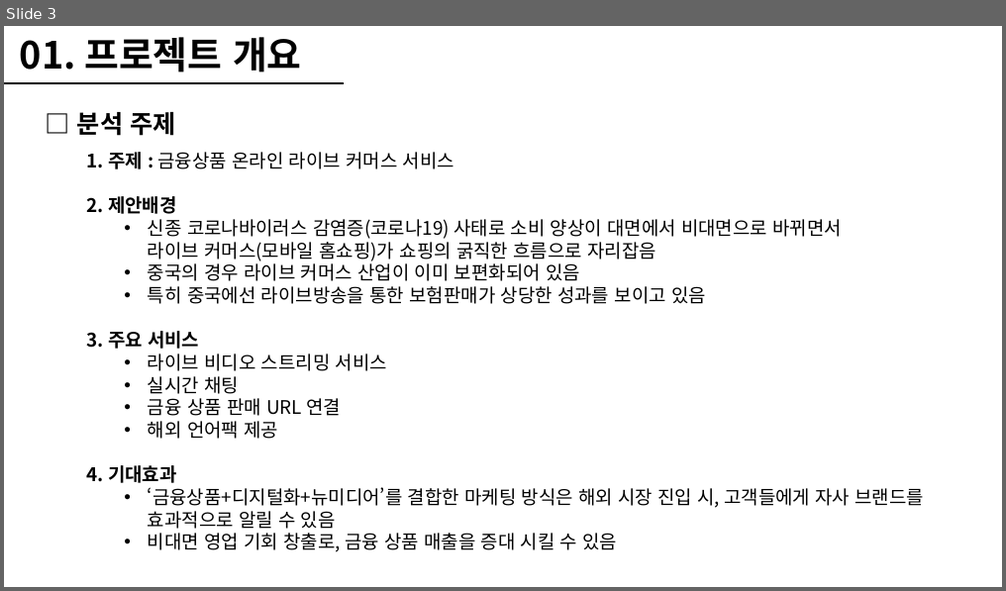
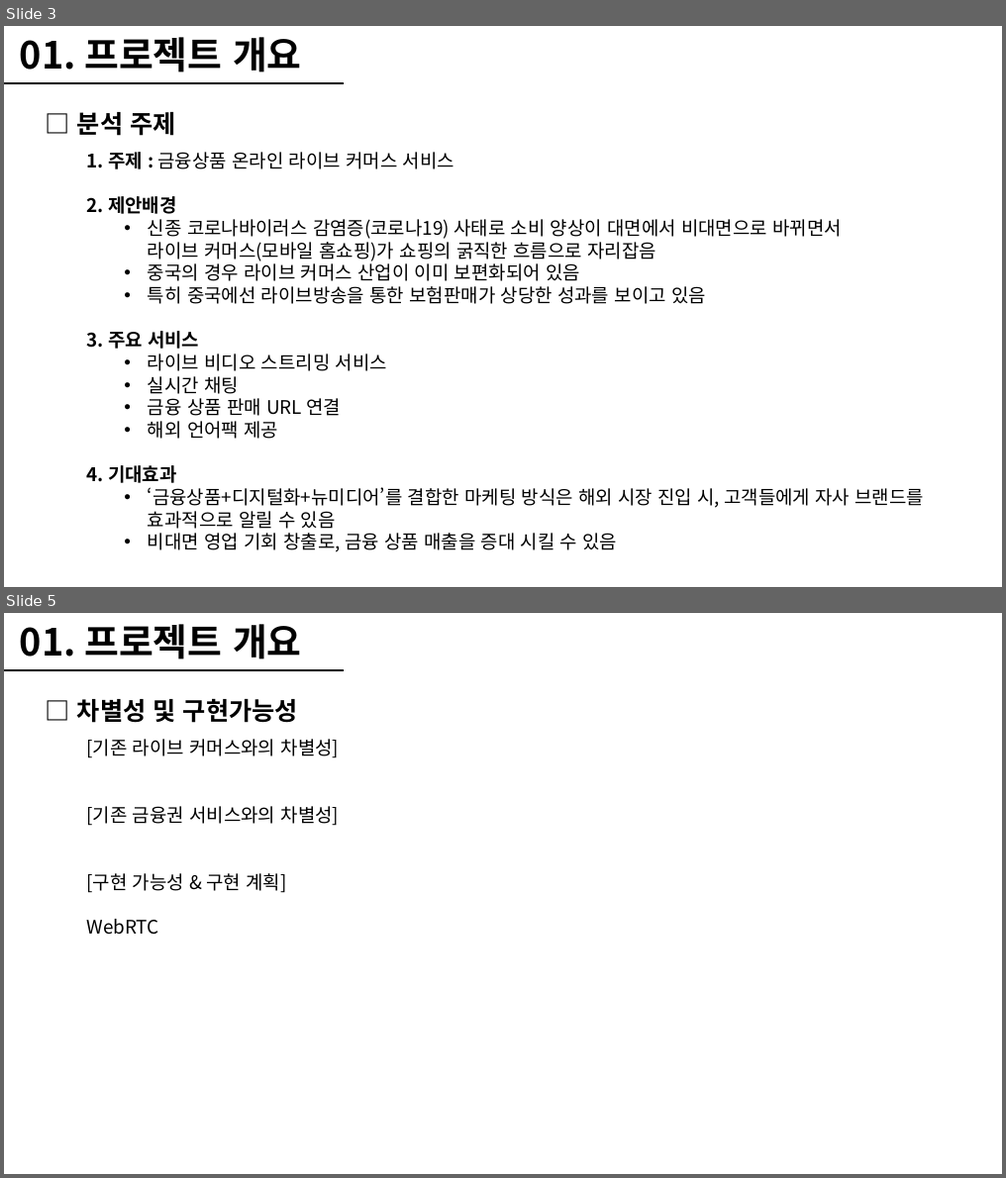
Before and after one commit to hennylee/Hana-Exchange-Payment-Project, a slide deck: 프로젝트계획서(상세)이해니_금융라이브커머스_2차_20210702.pptx. Shown one above the other, each under a label of ours: slide 3 before the commit, slides 3 and 5 after it; the slides between them are not shown. The pictures are 1006x591 and 1006x1178 pixels, drawn with LibreOffice and Linux fonts; fonts in the diff are those of the drawing. Boxes give left, top, right and bottom in pixels: in the first picture for what was removed or moved away, otherwise in the second. Text is boxed around its words. In the diff, an @@ line names an element or a change of style, - is before the commit and + after.

```diff
--- a/프로젝트계획서(상세)이해니_금융라이브커머스_2차_20210702.pptx
+++ b/프로젝트계획서(상세)이해니_금융라이브커머스_2차_20210702.pptx
@@ slide 5 added at (4,613,1002,1174), background #FFFFFF @@
@@ text added at (20,624,302,660), 36 pt, text #000000, bold @@
+01. 프로젝트 개요
@@ line added from (4, 669) to (344, 669), #000000 1.5 pt @@
@@ text added at (77,698,298,723), 24 pt, text #000000, bold @@
+□ 차별성 및 구현가능성
@@ text added at (87,739,340,935), 18 pt, text #000000 @@
+[기존 라이브 커머스와의 차별성]
+[기존 금융권 서비스와의 차별성]
+[구현 가능성 & 구현 계획]
+WebRTC
```
Also in this commit, not shown: 2 slides changed, 3 other slides added, 1 other file.
